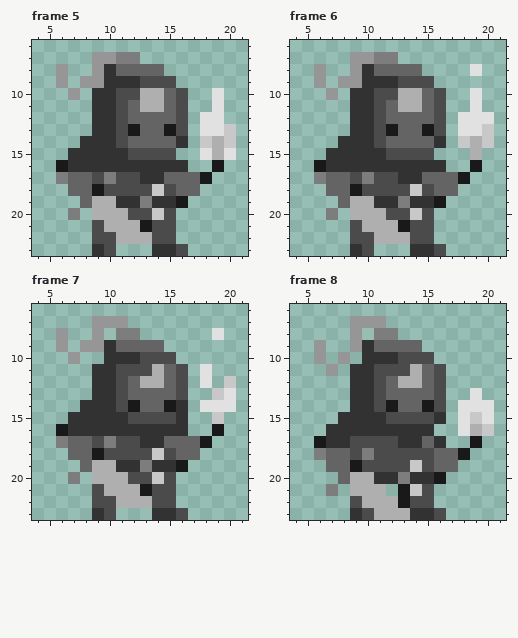
File history of a pixel-art file, src/assets/img/aseprite/new/grim_world_idle.aseprite. This is how it looked before the edit.
24x24 pixels, 16 frames. Colours within 5 levels of each other are drawn and written as one. Shown: frame 5: x 4..21, y 6..23; frame 6: x 4..21, y 6..23; frame 7: x 4..21, y 6..23; frame 8: x 4..21, y 6..23. The commit also changed other frames, which this record leaves out.
After:
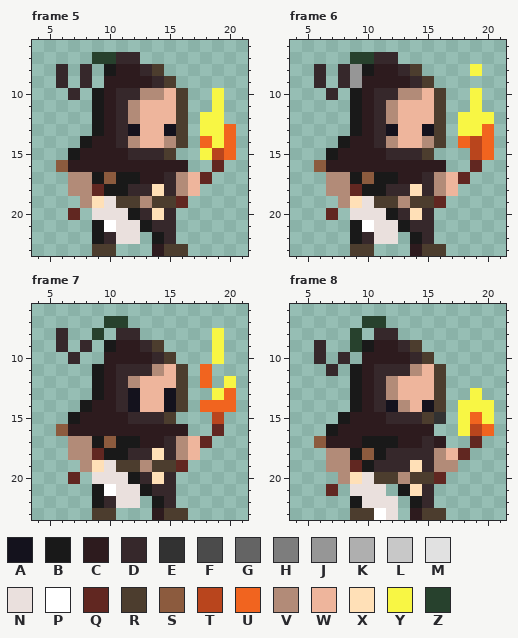
Palette (. is transparent): A #14121d  B #191919  C #2d1b1e  D #36282b  E #323232  F #4b4b4b  G #646464  H #7d7d7d  J #969696  K #afafaf  L #c8c8c8  M #e1e1e1  N #eae0dd  P #ffffff  Q #612721  R #4c3d2e  S #8c5b3e  T #b9451d  U #f1641f  V #b28b78  W #eeb59c  X #ffe0b7  Y #f8f644  Z #27412d
Edits made:
Changed rows in their new state; - is an unchanged pixel.
Frame 5:
first column x 6:
 7 ---ZZDD--------
 8 D-D.BCCDR------
 9 D-D.CCCCDR-----
10 -D-BCDDVVWR--Y-
11 ---BCDVWWWR--Y-
12 ---BCDVWWWR-YY-
13 ---BCDAWWAR-YYU
14 --BCCDVWWVR-UYU
15 -BCCCCDDDR--YTU
16 SCCCCCCCCCC--Q-
17 .VVBSBBCCDVWQ--
18 -VVQBBDDXDVW---
19 --VXNRRVRRQ----
20 -Q-NNNBDXD-----
21 ---BPNN-DD-----
22 ---BDNN.BD-----
23 ---RR---CRR----
Frame 6:
first column x 6:
 7 ---ZZDD--------
 8 D-D-BCCDR----Y-
 9 D-D-CCCCDR-----
10 -D-BCDDVVWR--Y-
11 ---BCDVWWWR--Y-
12 ---BCDVWWWR-YYY
13 ---BCDAWWAR-YYU
14 --BCCDVWWVR-UTU
15 -BCCCCDDDR---TU
16 SCCCCCCCCCC--Q-
17 .VVBSBBCCDVWQ--
18 -VVQBBDDXDVW---
19 --VXNRRVRRQ----
20 -Q-NNNBDXD-----
21 ---BPNN-DD-----
22 ---BDNN.BD-----
23 ---RR---CRR----
Frame 7:
first column x 6:
 7 ---.ZZ---------
 8 D--Z-DD------Y-
 9 D-D.BCCDR----Y-
10 -D--CCCCDR---Y-
11 ---BCDDDVWR-U--
12 ---BCDVWWWR-U-Y
13 ---BCDAWWAR--YU
14 --BCCDAWWAR-UUU
15 -BCCCCDDDR.--T-
16 SCCCCCCCCCC--Q-
17 .VVBSBBCCDVWQ--
18 -VVQBBDDXDVW---
19 --VXNRRVRRQ----
20 -Q-NNNBDXD-----
21 ---BPNN-DD-----
22 ---BDNN.BD-----
23 ---RR---CRR----
Frame 8:
first column x 6:
 7 ---.ZZ---------
 8 ---Z-DD--------
 9 D--ZBCCDR------
10 D-D-CCCCDR-----
11 -D-BCDDDVWR----
12 ---BCDVWWWR----
13 ---BCDVWWWR--Y-
14 ---BCDAVWAR-YYY
15 --BCCCDDDR--YUY
16 -BCCCCCCCC--YTU
17 SCCCBBBCCDC--Q-
18 .VVBSBDDDDVWQ--
19 -VVQBDDDXDVV---
20 --VXNRRVRRQ----
21 -Q-NNN--XD-----
22 ---BNNN.BD-----
23 ---RRPN.CRR----
Changed places in both pictures, as pixel boxes (x1, y1, x2, y2):
changed: (56, 52, 236, 256)
changed: (314, 52, 494, 256)
changed: (56, 316, 236, 520)
changed: (314, 316, 494, 520)
